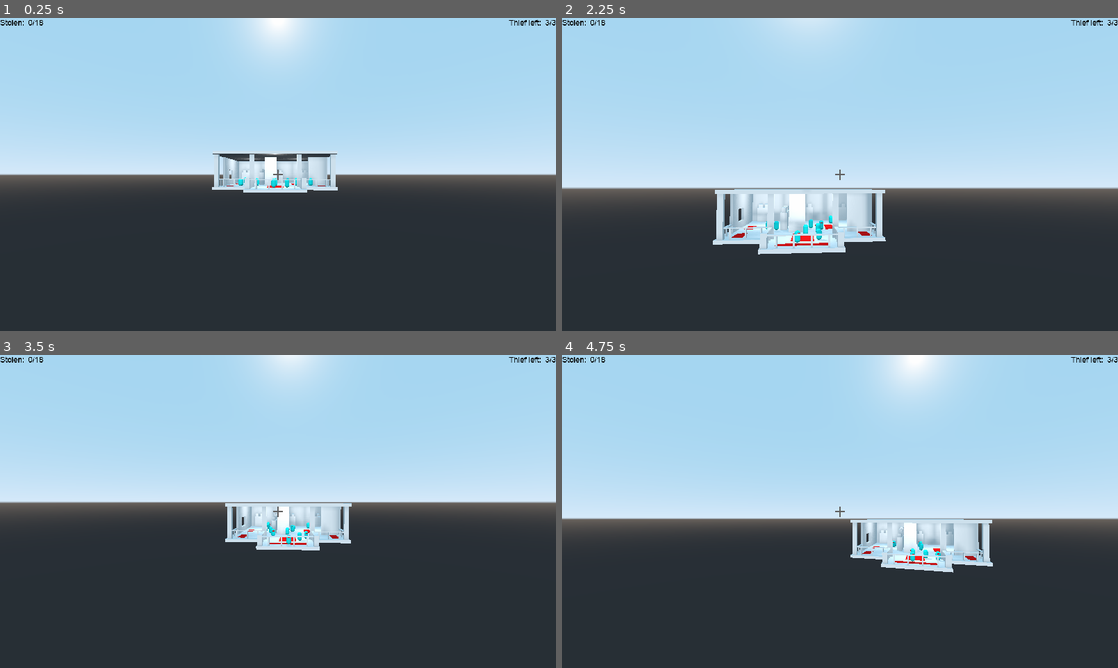
Above: before the commit, frames 1-4 (two rows, left to right).
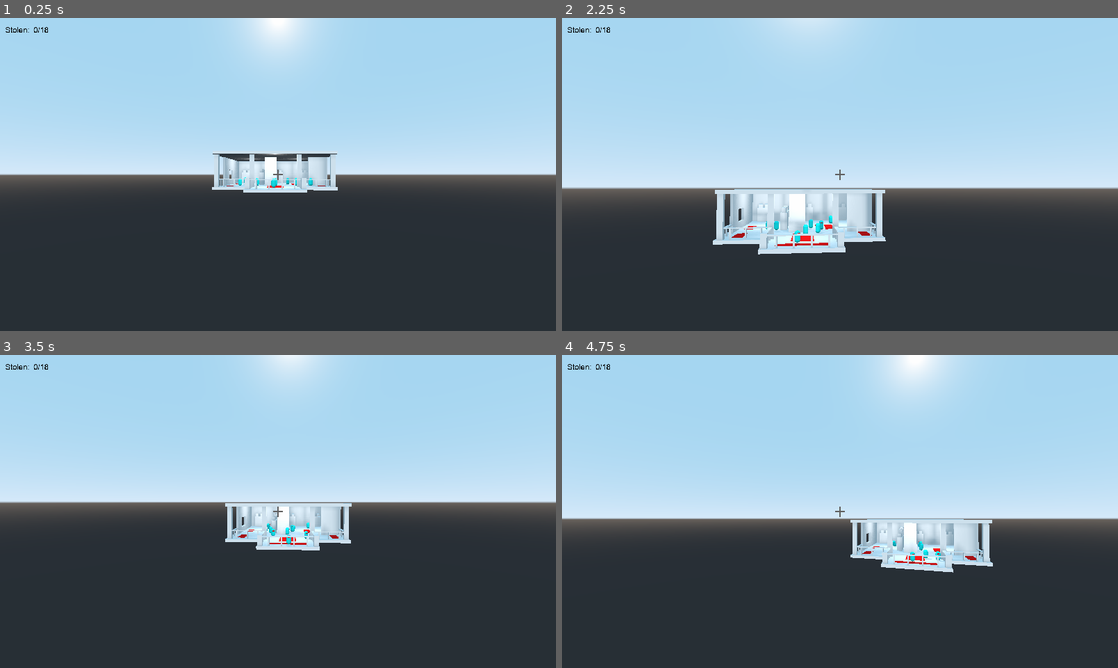
Above: after the commit, the same moments.

Repository: BakedLight/Godot-Wild-Jam-Project
Game: Godot game, scene res://Level/scene/level.tscn
Two runs of this game, one before a commit and one after it. Both use one fixed random seed, a clock stepped at 60 frames per second and the inputs below.
Inputs (mouse positions are in pixels of both pictures, inside the frame that each line leads up to):
- Up to frame 1 (0.25 s): no input
- Up to frame 2 (2.25 s): tap Enter at 0.5 s; move the mouse to (867, 174) at 0.52 s; hold Space (move_up) from 0.53 s (still down); tap Ctrl (scope) at 0.6, 1.55, 2.1 s; click (867, 174) at 0.8 s; move the mouse to (812, 174) at 1.27 s; click (812, 174) at 1.35 s; move the mouse to (851, 168) at 2.02 s
- Up to frame 3 (3.5 s): keep holding Space (move_up); click (289, 505) at 2.3 s; move the mouse to (272, 517) at 2.77 s; click (272, 517) at 2.85 s; tap Ctrl (scope) at 3.05 s
- Up to frame 4 (4.75 s): keep holding Space (move_up); move the mouse to (878, 514) at 3.52 s; tap W (zoom) at 3.6 s; click (878, 514) at 3.8 s; move the mouse to (795, 508) at 4.27 s; tap Ctrl (scope) at 4.35 s

The runs differ from the first frame. In frame 1, 0.2% of the frame differs, in the area x 0-100%, y 0-55%; in frame 2, 0.2%, in the area x 0-100%, y 0-72%; in frame 3, 0.2%; in frame 4, 0.2%.

Commit message:
Finally made it in working condition
It works but isn't much fun or intuitive.

Diff:
--- a/Autoload/GameLogic.gd
+++ b/Autoload/GameLogic.gd
@@ -4,6 +4,7 @@
 signal score_changed
 signal ui_changed(score)
 signal game_over
+signal success
 
 var score := 0
 
--- a/Level/scene/level.tscn
+++ b/Level/scene/level.tscn
@@ -10,8 +10,6 @@
 [ext_resource path="res://NPCs/Stealer/Stealer.tscn" type="PackedScene" id=8]
 [ext_resource path="res://Level/script/level.gd" type="Script" id=9]
 [ext_resource path="res://Font/arial.ttf" type="DynamicFontData" id=10]
-[ext_resource path="res://NPCs/Rage/Rage.tscn" type="PackedScene" id=11]
-[ext_resource path="res://NPCs/Weirdo/Weirdo.tscn" type="PackedScene" id=12]
 
 [sub_resource type="NavigationMesh" id=1]
 vertices = PoolVector3Array( -7.57915, 5.93732, -17.0078, -14.7791, 5.93732, -17.0078, -14.7791, 5.93732, -9.80777, -14 …(3228 unchanged characters)…
@@ -259,6 +257,9 @@
 shadow_enabled = true
 omni_range = 15.0
 
+[node name="Stealer" parent="Navigation" instance=ExtResource( 8 )]
+transform = Transform( 1, 0, 0, 0, 1, 0, 0, 0, 1, 3.04338, -2.086, 0 )
+
 [node name="NPC1" parent="Navigation" instance=ExtResource( 7 )]
 transform = Transform( 1, 0, 0, 0, 1, 0, 0, 0, 1, 7, -2, 0 )
 
@@ -285,15 +286,6 @@
 
 [node name="NPC9" parent="Navigation" instance=ExtResource( 7 )]
 transform = Transform( 1, 0, 0, 0, 1, 0, 0, 0, 1, -10.9927, -2, -5.30838 )
-
-[node name="Stealer" parent="Navigation" instance=ExtResource( 8 )]
-transform = Transform( 1, 0, 0, 0, 1, 0, 0, 0, 1, 3.04338, -2.086, 0 )
-
-[node name="Rage" parent="Navigation" instance=ExtResource( 11 )]
-transform = Transform( 1, 0, 0, 0, 1, 0, 0, 0, 1, -10.4626, -2.13559, 5.61952 )
-
-[node name="Weirdo" parent="Navigation" instance=ExtResource( 12 )]
-transform = Transform( 1, 0, 0, 0, 1, 0, 0, 0, 1, 2.20758, -2.11639, 16.2477 )
 
 [node name="DirectionalLight" type="DirectionalLight" parent="."]
 light_energy = 0.4
@@ -301,58 +293,90 @@
 
 [node name="CanvasLayer" type="CanvasLayer" parent="."]
 
-[node name="GameOver" type="Panel" parent="CanvasLayer"]
+[node name="GameOverScreen" type="Panel" parent="CanvasLayer"]
 visible = false
 anchor_right = 1.0
 anchor_bottom = 1.0
 
-[node name="CenterContainer" type="CenterContainer" parent="CanvasLayer/GameOver"]
+[node name="CenterContainer" type="CenterContainer" parent="CanvasLayer/GameOverScreen"]
 anchor_right = 1.0
 anchor_bottom = 1.0
 
-[node name="VBoxContainer" type="VBoxContainer" parent="CanvasLayer/GameOver/CenterContainer"]
-margin_left = 477.0
-margin_top = 297.0
-margin_right = 803.0
-margin_bottom = 422.0
+[node name="VBoxContainer" type="VBoxContainer" parent="CanvasLayer/GameOverScreen/CenterContainer"]
+margin_left = 556.0
+margin_top = 313.0
+margin_right = 723.0
+margin_bottom = 407.0
 custom_constants/separation = 30
 
-[node name="Label" type="Label" parent="CanvasLayer/GameOver/CenterContainer/VBoxContainer"]
+[node name="Label" type="Label" parent="CanvasLayer/GameOverScreen/CenterContainer/VBoxContainer"]
 margin_right = 326.0
 margin_bottom = 36.0
 custom_fonts/font = SubResource( 2 )
 text = "Game Over"
 align = 1
 
-[node name="Label2" type="Label" parent="CanvasLayer/GameOver/CenterContainer/VBoxContainer"]
+[node name="Label2" type="Label" parent="CanvasLayer/GameOverScreen/CenterContainer/VBoxContainer"]
 margin_top = 66.0
 margin_right = 326.0
 margin_bottom = 125.0
 custom_fonts/font = SubResource( 3 )
-text = "You may have kill the very guy
-whose invent the time machine"
 align = 1
 
+[node name="SuccessScreen" type="Panel" parent="CanvasLayer"]
+anchor_right = 1.0
+anchor_bottom = 1.0
+
+[node name="CenterContainer" type="CenterContainer" parent="CanvasLayer/SuccessScreen"]
+anchor_right = 1.0
+anchor_bottom = 1.0
+
+[node name="VBoxContainer" type="VBoxContainer" parent="CanvasLayer/SuccessScreen/CenterContainer"]
+margin_left = 570.0
+margin_top = 313.0
+margin_right = 709.0
+margin_bottom = 407.0
+custom_constants/separation = 30
+
+[node name="Label" type="Label" parent="CanvasLayer/SuccessScreen/CenterContainer/VBoxContainer"]
+margin_right = 139.0
+margin_bottom = 36.0
+custom_fonts/font = SubResource( 2 )
+text = "Success!!"
+align = 1
+
+[node name="Label2" type="Label" parent="CanvasLayer/SuccessScreen/CenterContainer/VBoxContainer"]
+margin_top = 66.0
+margin_right = 139.0
+margin_bottom = 94.0
+custom_fonts/font = SubResource( 3 )
+align = 1
+
 [node name="Stolen" type="HBoxContainer" parent="CanvasLayer"]
-margin_right = 48.0
-margin_bottom = 14.0
+margin_left = 12.0
+margin_top = 2.0
+margin_right = 125.0
+margin_bottom = 53.0
 
 [node name="Label" type="Label" parent="CanvasLayer/Stolen"]
+margin_top = 15.0
 margin_right = 61.0
-margin_bottom = 21.0
+margin_bottom = 36.0
 custom_colors/font_color = Color( 0, 0, 0, 1 )
 custom_fonts/font = SubResource( 4 )
 text = "Stolen: "
 
 [node name="Label2" type="Label" parent="CanvasLayer/Stolen"]
 margin_left = 65.0
+margin_top = 15.0
 margin_right = 100.0
-margin_bottom = 21.0
+margin_bottom = 36.0
 custom_colors/font_color = Color( 0, 0, 0, 1 )
 custom_fonts/font = SubResource( 4 )
 text = "0/18"
 
 [node name="Thief_left" type="HBoxContainer" parent="CanvasLayer"]
+visible = false
 anchor_left = 1.0
 anchor_right = 1.0
 margin_left = -108.0
--- a/Level/script/level.gd
+++ b/Level/script/level.gd
@@ -4,13 +4,20 @@
 func _ready():
 	$Player.pause_mode = Node.PAUSE_MODE_PROCESS
 	$CanvasLayer.pause_mode = Node.PAUSE_MODE_PROCESS
+	$CanvasLayer/GameOverScreen.visible = false
+	$CanvasLayer/SuccessScreen.visible = false
 
 	GameLogic.connect("ui_changed", self, "_on_ui_changed")
 	GameLogic.connect("game_over", self, "_on_game_over")
+	GameLogic.connect("success", self, "_on_success")
 
 func _on_ui_changed(score):
 	$CanvasLayer/Stolen/Label2.text = "%d/18" % score
 
 func _on_game_over():
 	get_tree().paused = true
-	$CanvasLayer/GameOver.visible = true
+	$CanvasLayer/GameOverScreen.visible = true
+
+func _on_success():
+	get_tree().paused = true
+	$CanvasLayer/SuccessScreen.visible = true
--- a/NPCs/Stealer/Stealer.gd
+++ b/NPCs/Stealer/Stealer.gd
@@ -8,7 +8,7 @@
 var velocity: Vector3 = Vector3.ZERO
 var target: Vector3 = Vector3.ZERO
 var next_location
-
+var dead = false
 
 onready var navigation: Navigation = $".."
 onready var navigation_agent = $NavigationAgent
@@ -50,7 +50,7 @@
 	match current_state:
 
 		States.Idle:
-			if wait_time.is_stopped():
+			if wait_time.is_stopped() and not dead:
 				wait_time.start(rand_range(min_wait, max_wait))
 
 		States.Walk:
@@ -94,7 +94,7 @@
 				switch_state(States.Rest)
 
 		States.Rest:
-			if wait_time.is_stopped():
+			if wait_time.is_stopped() and not dead:
 				wait_time.start(rand_range(min_wait, max_wait))
 
 		States.Observe:
@@ -110,7 +110,7 @@
 				)
 			move_and_slide(velocity)
 
-			if navigation_agent.is_target_reached():
+			if navigation_agent.is_target_reached() and not dead:
 				if which_display.occupy:
 					moving()
 				else:
@@ -123,6 +123,9 @@
 					switch_state(States.Interact)
 
 		States.Interact:
+			pass
+
+		States.Die:
 			pass
 
 
@@ -175,9 +178,13 @@
 		States.Interact:
 			pass
 
+		States.Die:
+			dead = true
+			wait_time.stop()
+
 
 func _on_WaitTime_timeout():
-	moving()
+	if not dead: moving()
 
 func moving():
 	var value = randi() % 3
--- a/NPCs/Stealer/Stealer.tscn
+++ b/NPCs/Stealer/Stealer.tscn
@@ -33,7 +33,7 @@
 mesh = SubResource( 6 )
 
 [node name="CollisionShape" type="CollisionShape" parent="."]
-transform = Transform( 1, 0, 0, 0, -4.37114e-08, -1, 0, 1, -4.37114e-08, 0, 0, 0 )
+transform = Transform( 1, 0, 0, 0, 0, -1, 0, 1, 0, 0, 0, 0 )
 shape = SubResource( 7 )
 
 [node name="NavigationAgent" type="NavigationAgent" parent="."]
--- a/NPCs/npc_basic.gd
+++ b/NPCs/npc_basic.gd
@@ -180,7 +180,7 @@
 		States.Die:
 			dead = true
 			wait_time.stop()
-			animation_player.play("Die")
+#			animation_player.play("Die")
 
 
 func _on_WaitTime_timeout():
--- a/Player/player.gd
+++ b/Player/player.gd
@@ -68,5 +68,10 @@
 
 func shoot():
 	target_shot = ray_cast.get_collider()
+	print(target_shot)
 	if target_shot.is_in_group("npc"):
 		target_shot.switch_state(target_shot.States.Die)
+	if target_shot.is_in_group("innocent"):
+		GameLogic.emit_signal("game_over")
+	if target_shot.is_in_group("thief"):
+		GameLogic.emit_signal("success")
--- a/Player/player.tscn
+++ b/Player/player.tscn
@@ -34,6 +34,7 @@
 transform = Transform( 1, -8.12712e-16, 0, 8.12726e-16, 0.999982, 0, 0, 0, 0.999982, 0, 0, 0 )
 enabled = true
 cast_to = Vector3( 0, 0, -150 )
+collision_mask = 3
 
 [node name="Binoculars Texture" type="TextureRect" parent="."]
 margin_right = 40.0
Not shown: 1 places in Level/scene/level.tscn that only renumber resources
